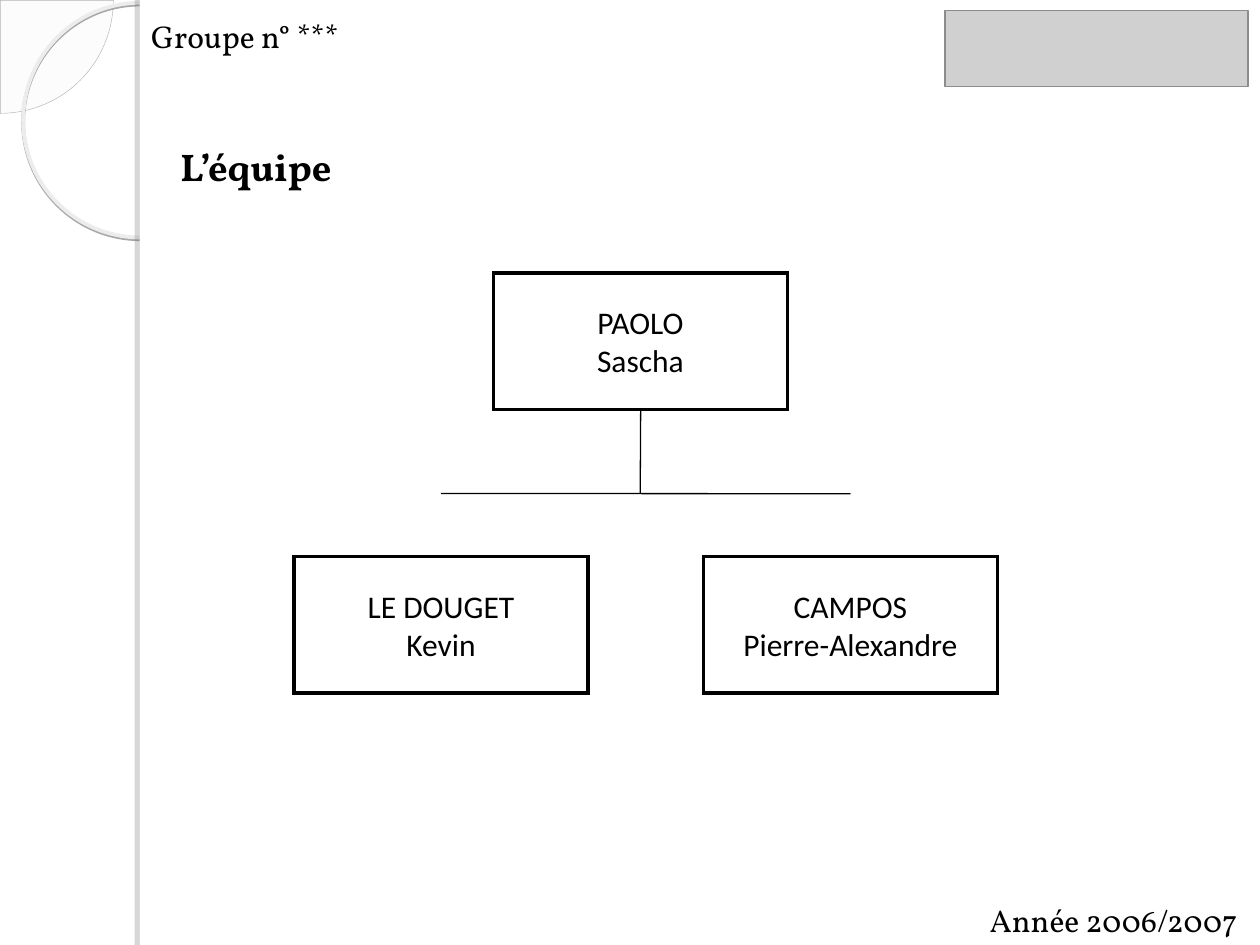
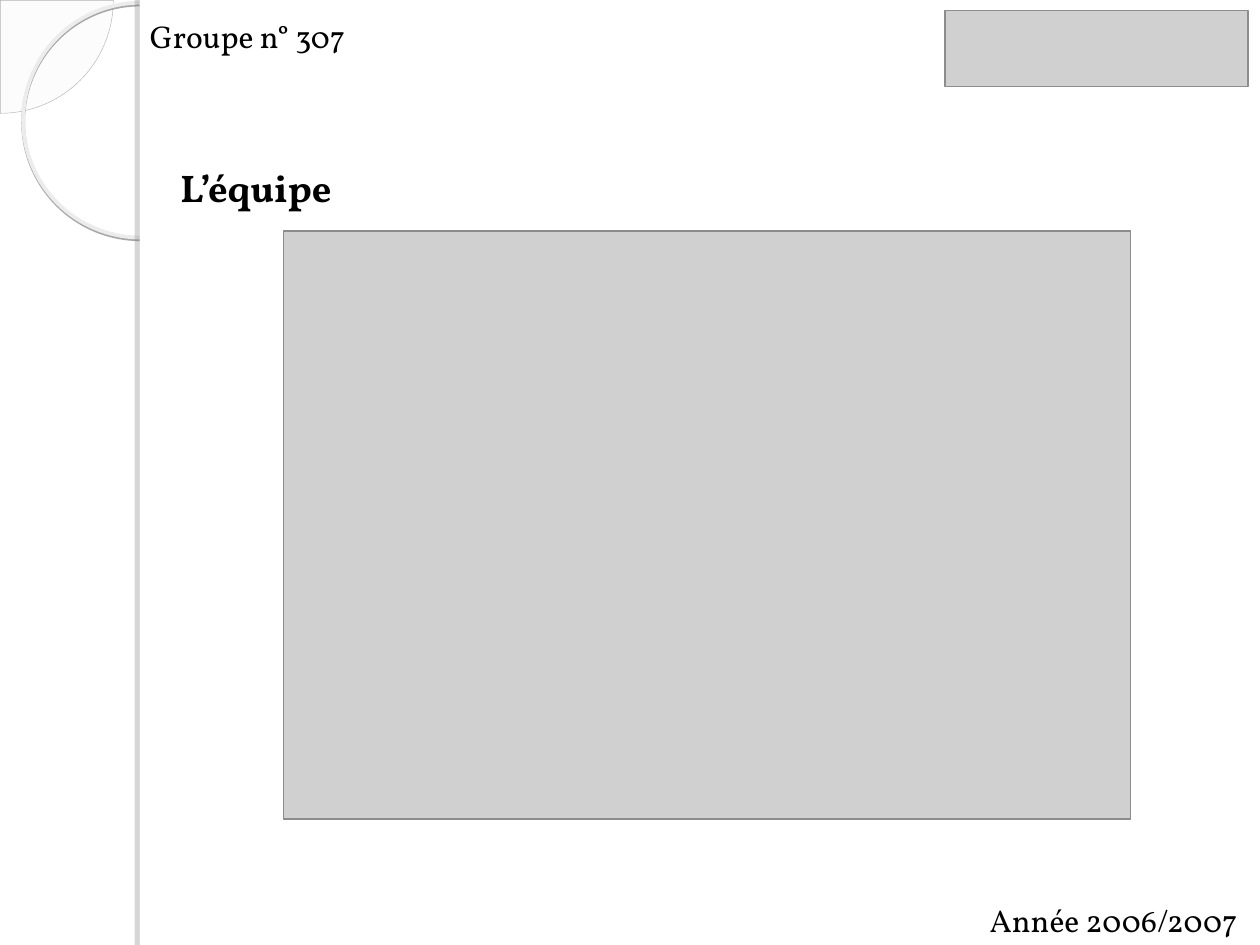
Before and after one commit to itsChris/abyss-project, a slide deck: slide 3 of ABYSS/doc/soutenance skar.ppt. Drawn at 1260x945 pixels with LibreOffice and Linux fonts; fonts in the diff are those of the drawing; grey boxes stand for pictures; background and template pictures are left out. Boxes give left, top, right and bottom in pixels: in the first picture for what was removed or moved away, otherwise in the second. Text is boxed around its words. In the diff, an @@ line names an element or a change of style, - is before the commit and + after.

```diff
--- a/ABYSS/doc/soutenance skar.ppt
+++ b/ABYSS/doc/soutenance skar.ppt
@@ text at (150,26,345,56): text changed @@
-Groupe n° ***
+Groupe n° 307
@@ text "L’équipe": place and size @@
-text "L’équipe" at (180,153,331,191)
+text "L’équipe" at (180,174,331,212)
@@ picture added at (284,231,1130,819) @@
@@ rectangle removed at (494,273,788,410) @@
-PAOLO
-Sascha
@@ line removed from (640, 410) to (640, 494) @@
@@ line removed from (441, 494) to (850, 494) @@
@@ rectangle removed at (294,557,587,693) @@
-LE DOUGET
-Kevin
@@ rectangle removed at (703,557,997,693) @@
-CAMPOS
-Pierre-Alexandre
```
Also in this commit, not shown: 6 other slides changed, 2 slides added, 6 slides removed, 4 other files.
